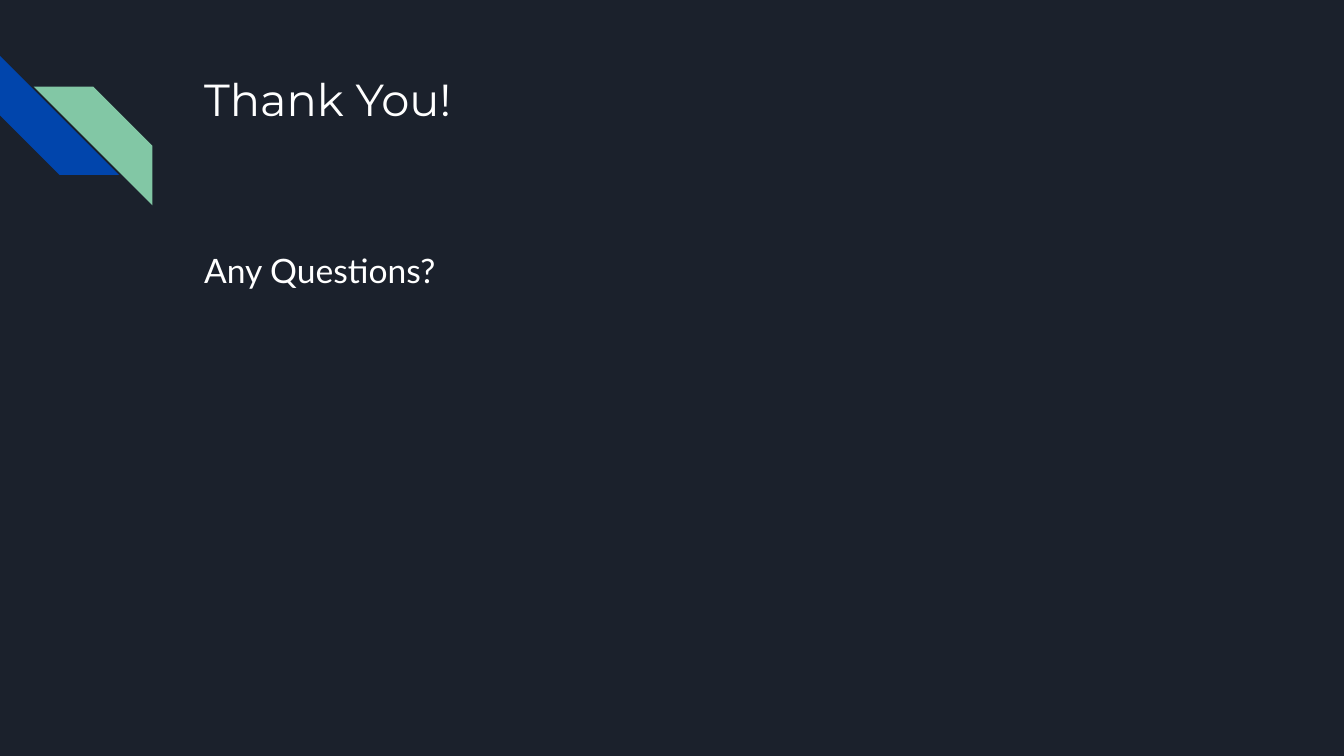
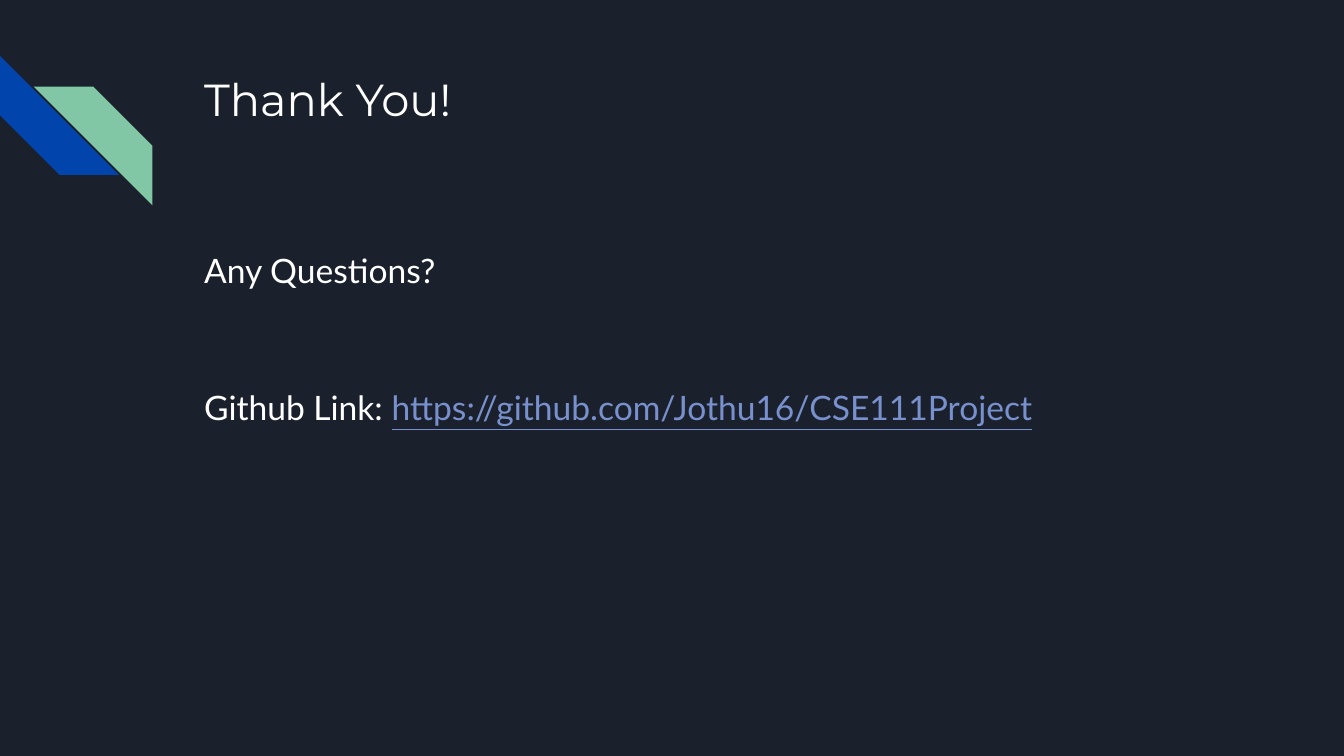
Before and after one commit to Jothu16/CSE111Project, a slide deck: slide 7 of PHASE 1 CSE 111.pptx. Drawn at 1344x756 pixels with LibreOffice and Linux fonts; fonts in the diff are those of the drawing. Boxes give left, top, right and bottom in pixels: in the first picture for what was removed or moved away, otherwise in the second. Text is boxed around its words. In the diff, an @@ line names an element or a change of style, - is before the commit and + after.

```diff
--- a/PHASE 1 CSE 111.pptx
+++ b/PHASE 1 CSE 111.pptx
@@ text at bbox=[204, 395, 1032, 426]: paragraph added @@
+Github Link: https://github.com/Jothu16/CSE111Project
```
Also in this commit, not shown: 2 other slides changed.
